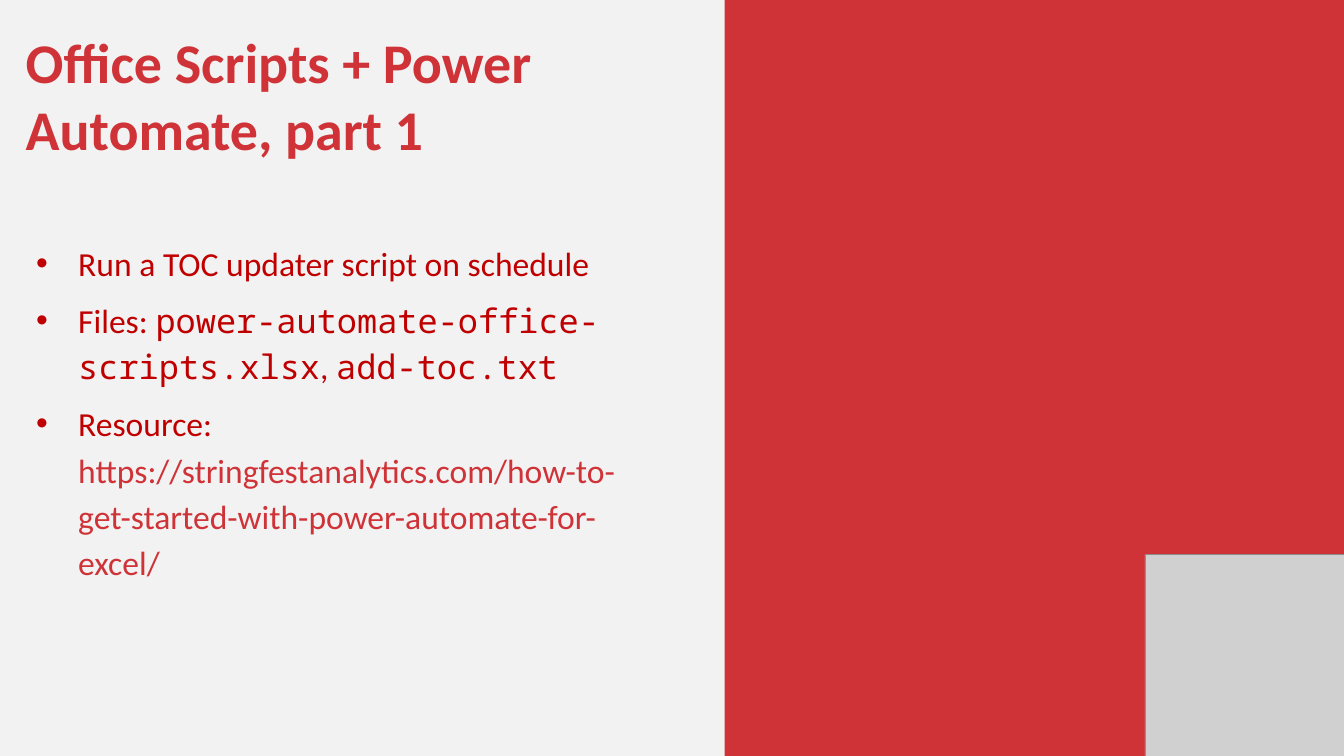
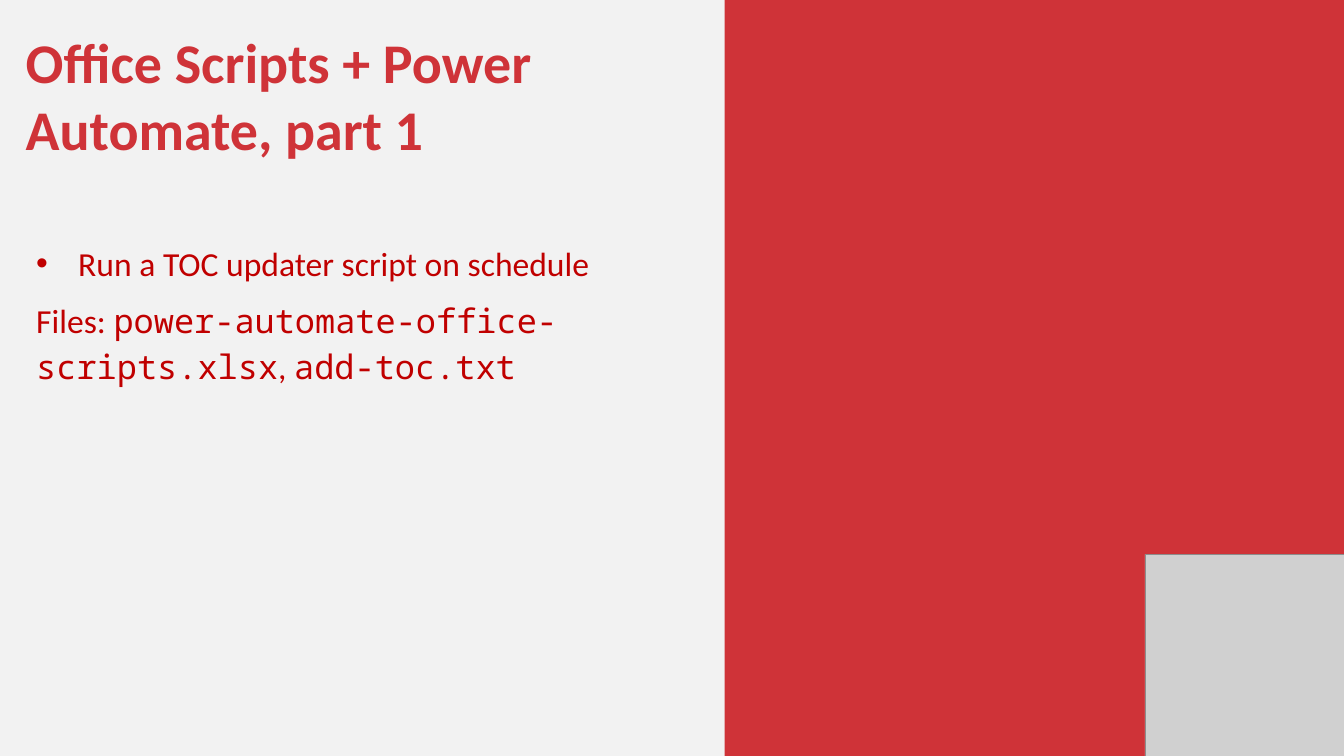
Before and after one commit to stringfestdata/ai-for-excel-in-a-week, a slide deck: slide 5 of day-4-office-scripts-power-automate/day-4-office-scripts-power-automate.pptx (slide 8 before the commit). Drawn at 1344x756 pixels with LibreOffice and Linux fonts; fonts in the diff are those of the drawing; grey boxes stand for pictures. Boxes give left, top, right and bottom in pixels: in the first picture for what was removed or moved away, otherwise in the second. Text is boxed around its words. In the diff, an @@ line names an element or a change of style, - is before the commit and + after.

```diff
--- a/day-4-office-scripts-power-automate/day-4-office-scripts-power-automate.pptx
+++ b/day-4-office-scripts-power-automate/day-4-office-scripts-power-automate.pptx
@@ text at [36, 307, 558, 387]: bullet • to none @@
@@ text at [78, 414, 615, 577]: paragraph removed @@
-• Resource: https://stringfestanalytics.com/how-to-get-started-with-power-automate-for-excel/
```
Also in this commit, not shown: 2 other slides changed, 1 slide added, 3 slides removed, 40 other files.
